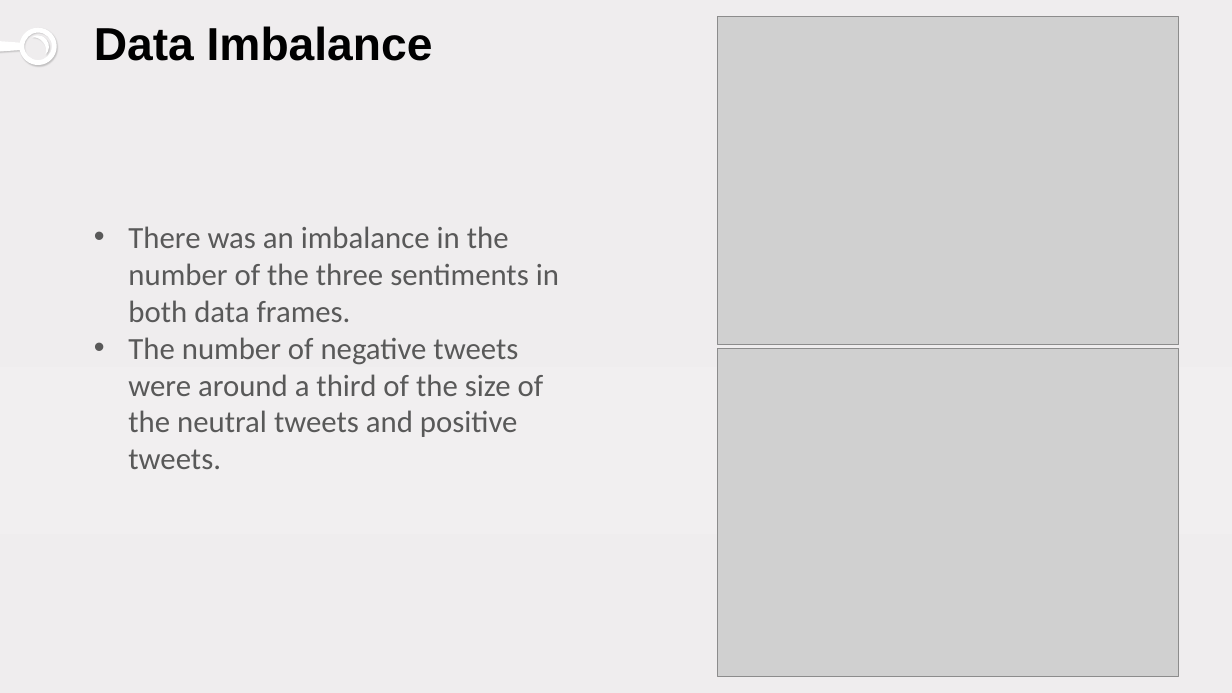
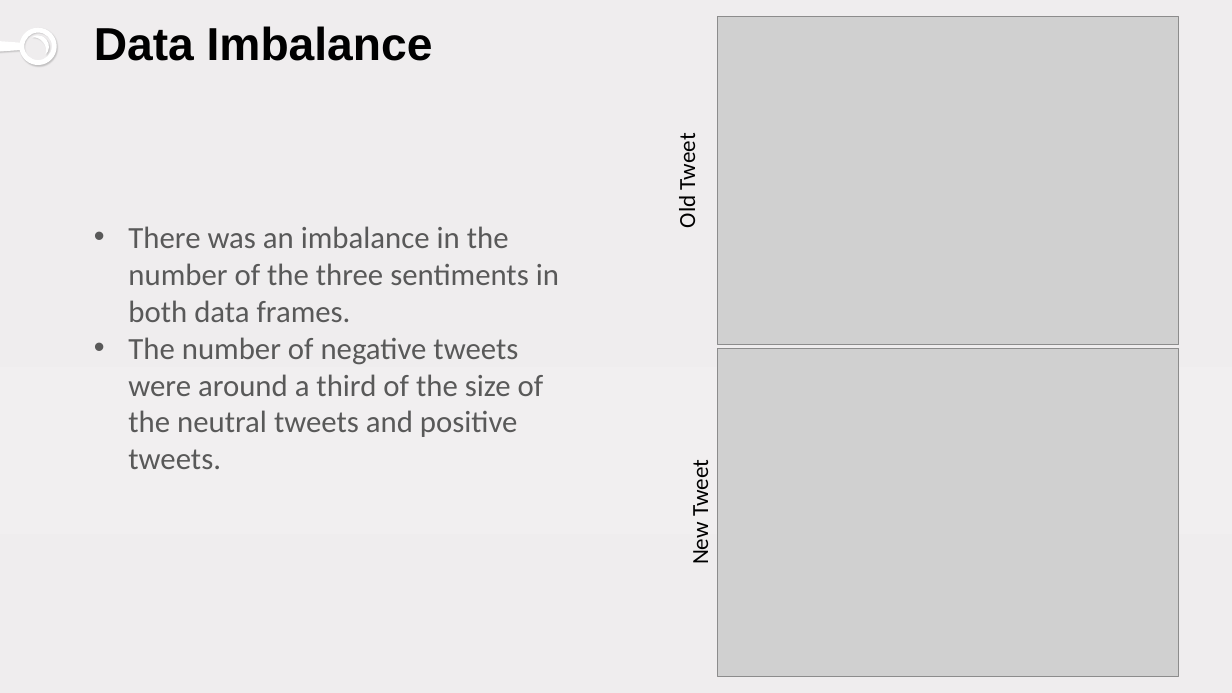
Before and after one commit to samlimish/Project5, a slide deck: slide 4 of twitter.pptx. Drawn at 1232x693 pixels with LibreOffice and Linux fonts; fonts in the diff are those of the drawing; grey boxes stand for pictures. Boxes give left, top, right and bottom in pixels: in the first picture for what was removed or moved away, otherwise in the second. Text is boxed around its words. In the diff, an @@ line names an element or a change of style, - is before the commit and + after.

```diff
--- a/twitter.pptx
+++ b/twitter.pptx
@@ text added at [673,138,701,228], 18 pt, text #000000 @@
+Old Tweet
@@ text added at [686,465,714,563], 18 pt, text #000000 @@
+New Tweet
```
Also in this commit, not shown: 4 other slides changed, 6 slides added, 3 slides removed, 15 other files.
